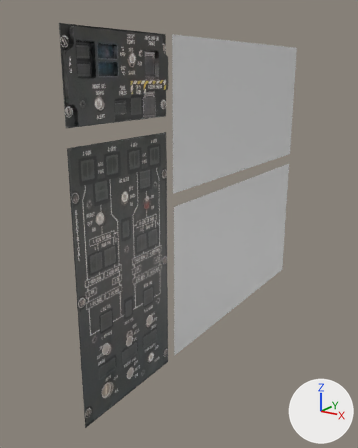
The Blender file C-17 SST - APU/Assets/MODEL/All Panels.blend: old version first, new version second.
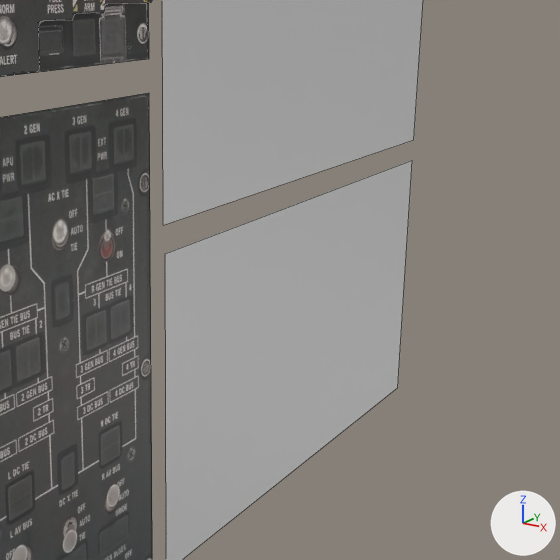
Each version is shown whole from a camera (50 mm lens) standing at (5.31, -5.08, 3.61) and looking at (0.56, 1.99, 1.02), then close up on the part from 27% to 100% of the width and 20% to 78% of the height. Every picture has the same lights, and +X, +Y and +Z are marked at lower right. The close-ups show mesh edges as thin lines.

Names of what the first close-up shows: 'APU Panel', 'Air Panel', 'Fuel Panel', 'Power Panel'.
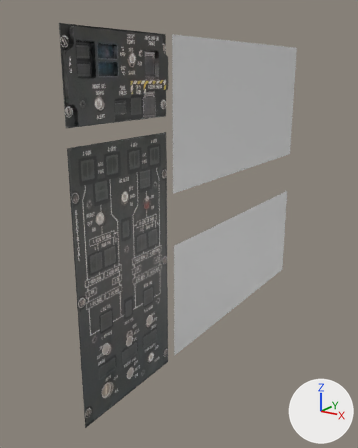
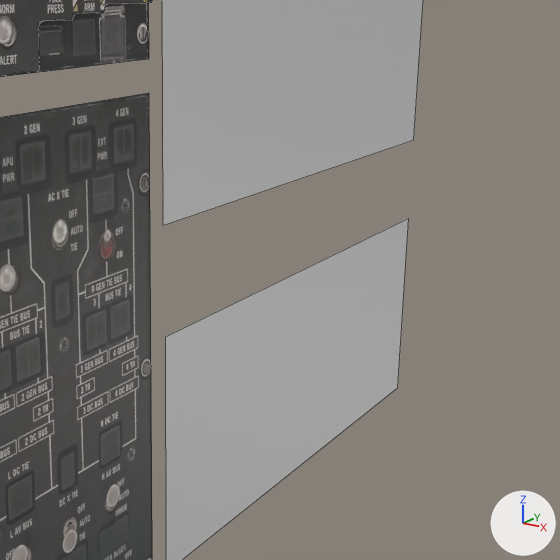
The edits, one by one:
me_cube_003 has 4 vertices, 1 face and spans x 1.0, y -3.79..0.98, z -1.1..1.58.
me_cube_003 is used by ob_fuel_panel; location (0.0, 4.98, 0.0).
Part 1, on me_cube_003:
Vertex 1 of me_cube_003 moves from (1.0, -3.79, 1.58) at pixel (165, 253) to (1.0, -3.79, 0.93) at pixel (165, 336).
Vertex 3 of me_cube_003 moves from (1.0, 0.98, 1.58) at pixel (412, 160) to (1.0, 0.98, 0.93) at pixel (408, 218).

Location of each change, (x1, y1, x2, y2) in pixels of the close-ups (560 x 560 px):
'Fuel Panel', reshaped
    before: (165, 160, 412, 560)
    after: (166, 218, 409, 560)
